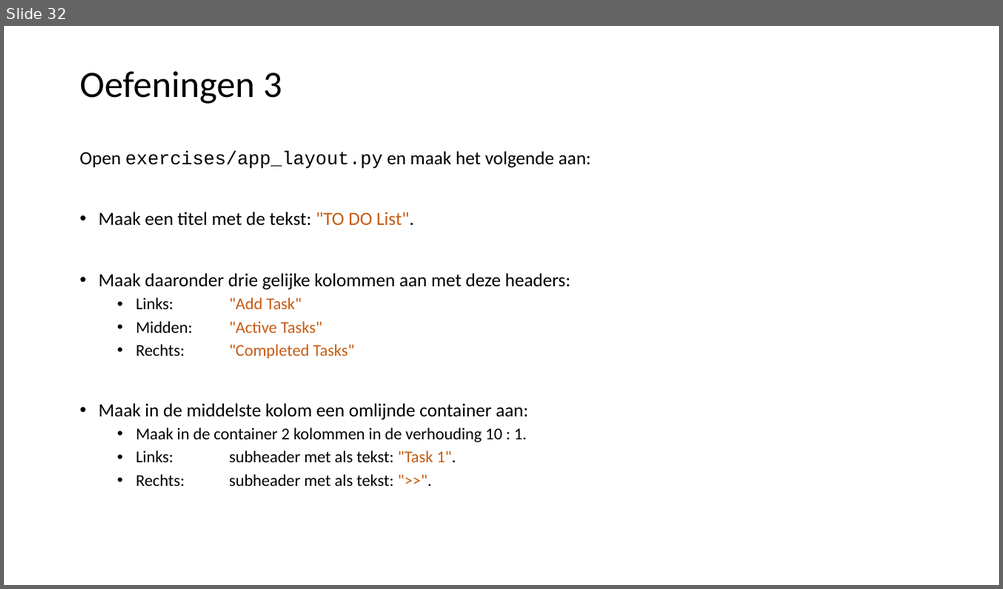
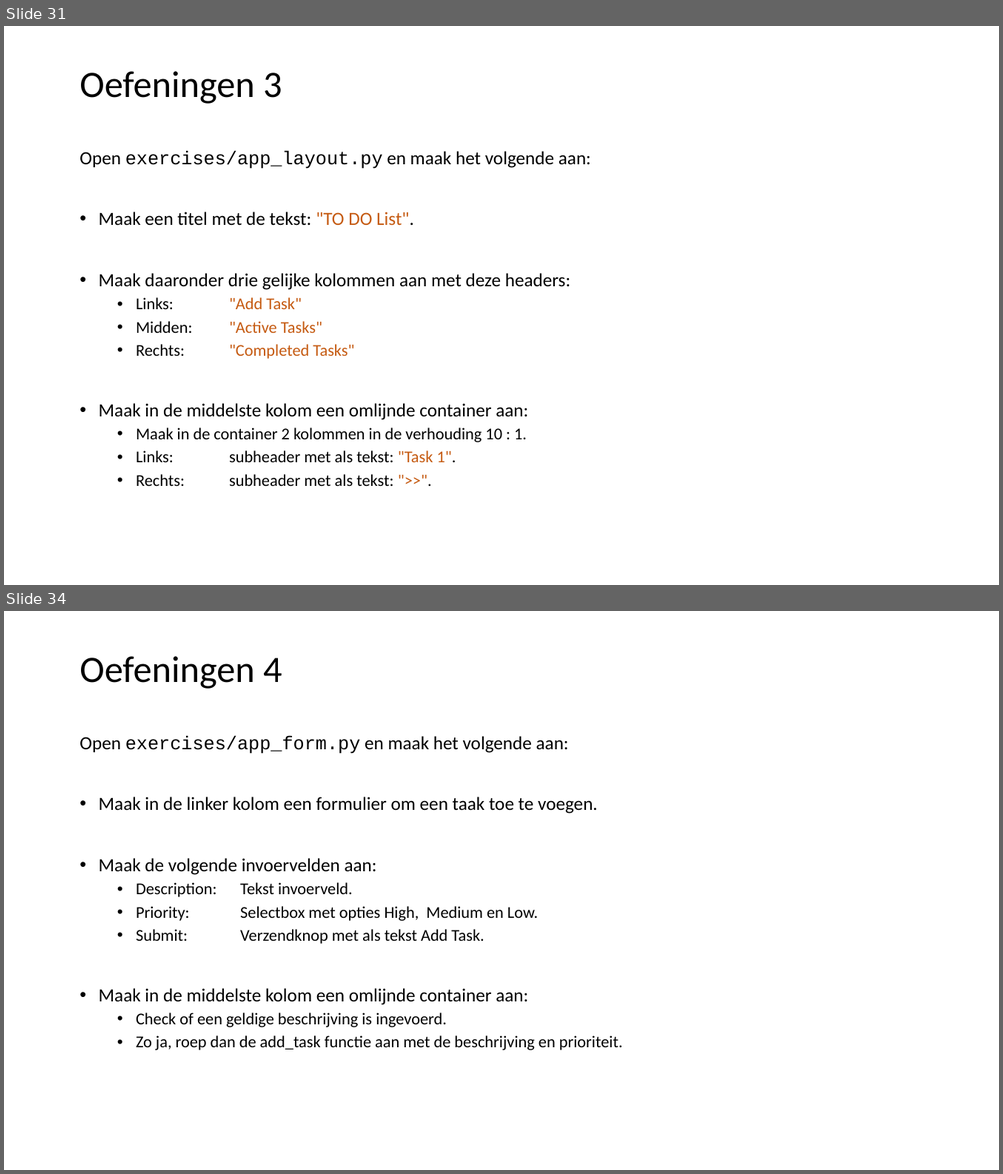
Before and after one commit to LFKoning/knowledge-sharing, a slide deck: python_course_4p/4_api_app/4_api_app.pptx. Shown one above the other, each under a label of ours: slide 32 before the commit, slides 31 and 34 after it; the slides between them are not shown. The pictures are 1003x589 and 1003x1174 pixels, drawn with LibreOffice and Linux fonts; fonts in the diff are those of the drawing. Boxes give left, top, right and bottom in pixels: in the first picture for what was removed or moved away, otherwise in the second. Text is boxed around its words. In the diff, an @@ line names an element or a change of style, - is before the commit and + after.

```diff
--- a/python_course_4p/4_api_app/4_api_app.pptx
+++ b/python_course_4p/4_api_app/4_api_app.pptx
@@ slide 34 added at [4,611,999,1170], background #FFFFFF @@
@@ title added at [79,656,282,689], 36 pt, text #000000 @@
+Oefeningen 4
@@ text added at [79,735,623,1051], 16 pt, text #000000 @@
+Open exercises/app_form.py en maak het volgende aan:
+• Maak in de linker kolom een formulier om een taak toe te voegen.
+• Maak de volgende invoervelden aan:
+  • Description: Tekst invoerveld.
+  • Priority: Selectbox met opties High, Medium en Low.
+  • Submit: Verzendknop met als tekst Add Task.
+• Maak in de middelste kolom een omlijnde container aan:
+  • Check of een geldige beschrijving is ingevoerd.
+  • Zo ja, roep dan de add_task functie aan met de beschrijving en prioriteit.
@@ what was slide 32 is now slide 31 @@
```
Also in this commit, not shown: 11 slides changed, 6 other slides added, 1 slide removed, 11 other files.
